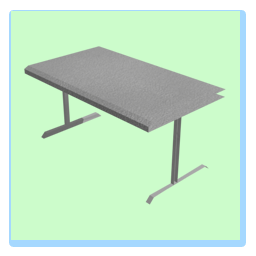
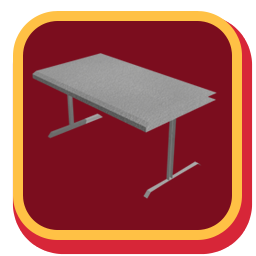
Layered file, before and after one edit (256 x 256). Changes by layer:
painted on "Layer 4" over [24,46,226,205]
removed layer "Rectangle 1" over [11,11,240,240]
added layer "Rounded Rectangle 2" above "Layer 1" over [13,11,242,240]
